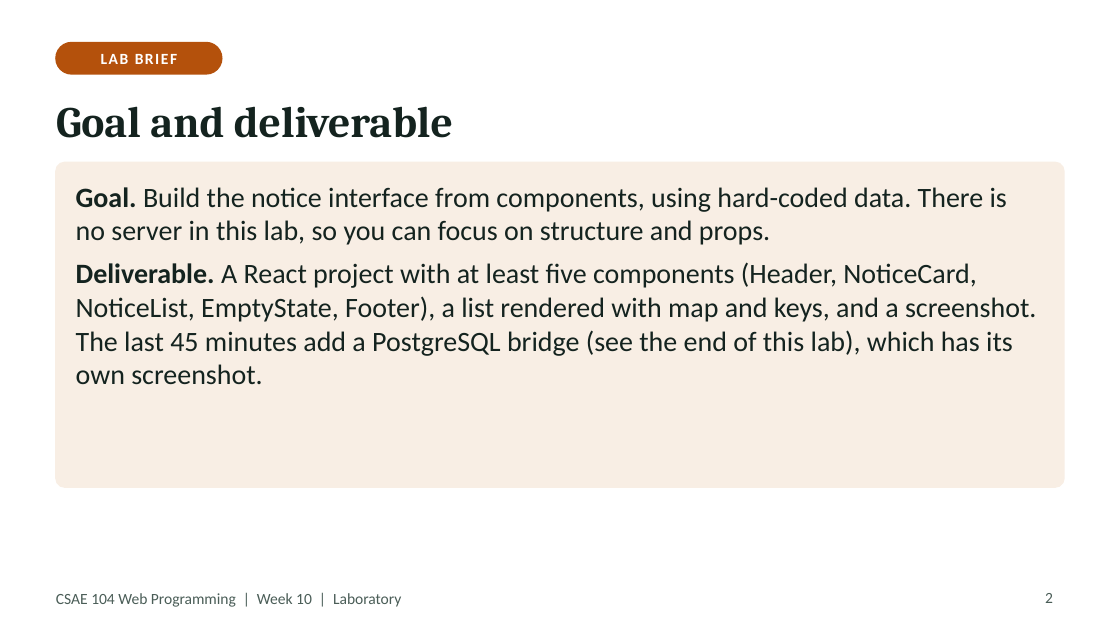
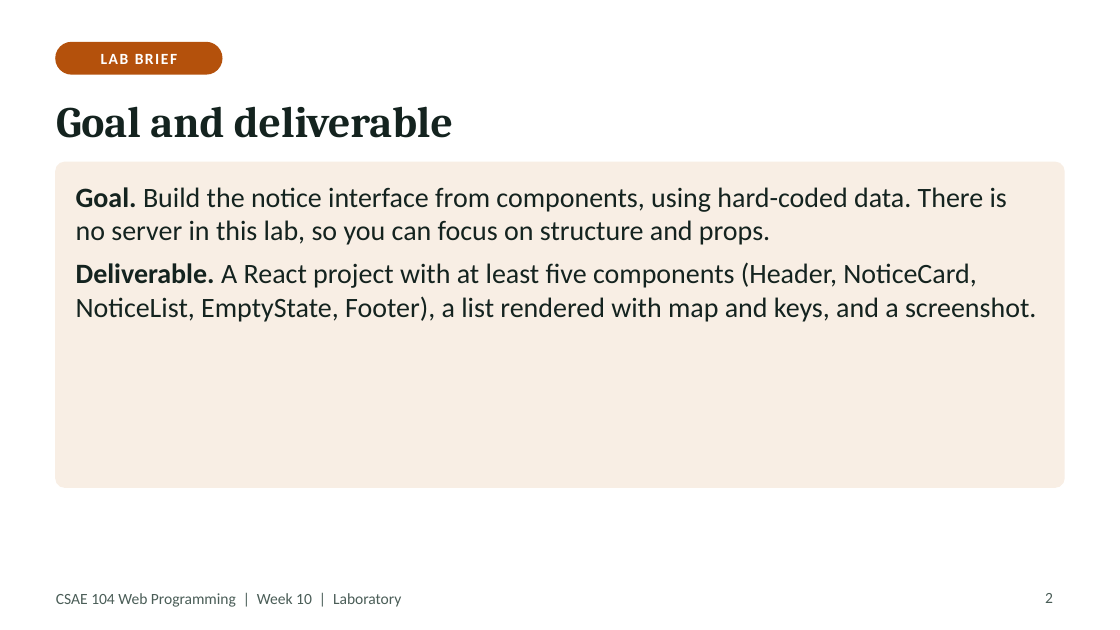
Before and after one commit to Haydzz9/sae104-site, a slide deck: slide 2 of downloads/laboratory/Week_12_Laboratory_React_components_and_props.pptx. Drawn at 1120x630 pixels with LibreOffice and Linux fonts; fonts in the diff are those of the drawing. Boxes give left, top, right and bottom in pixels: in the first picture for what was removed or moved away, otherwise in the second. Text is boxed around its words. In the diff, an @@ line names an element or a change of style, - is before the commit and + after.

```diff
--- a/downloads/laboratory/Week_12_Laboratory_React_components_and_props.pptx
+++ b/downloads/laboratory/Week_12_Laboratory_React_components_and_props.pptx
@@ text at bbox=[76, 262, 1036, 322]: text changed @@
-Deliverable. A React project with at least five components (Header, NoticeCard, NoticeList, EmptyState, Footer), a list rendered with map and keys, and a screenshot. The last 45 minutes add a PostgreSQL bridge (see the end of this lab), which has its own screenshot.
+Deliverable. A React project with at least five components (Header, NoticeCard, NoticeList, EmptyState, Footer), a list rendered with map and keys, and a screenshot.
```
Also in this commit, not shown: 1 slide removed, 21 other files.
